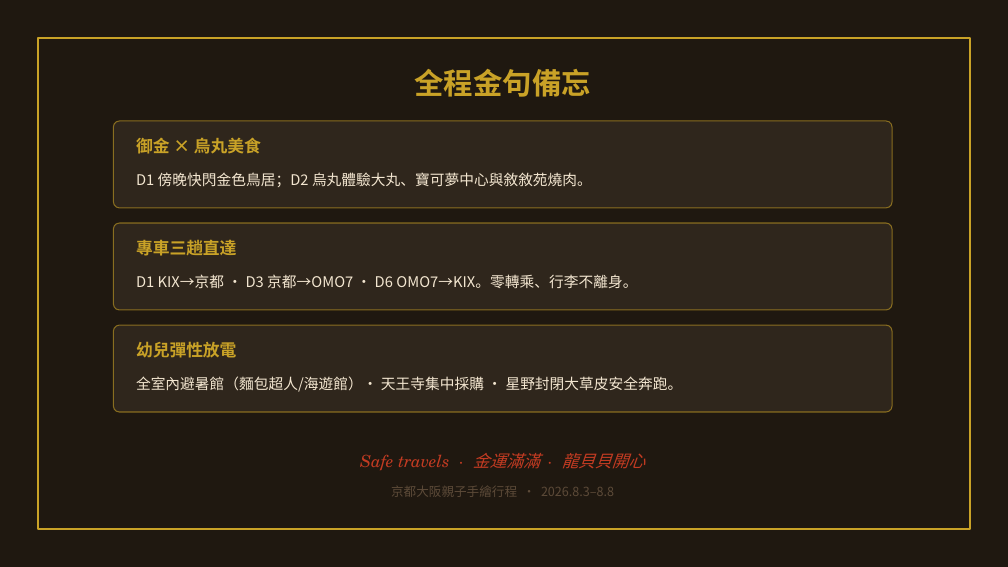
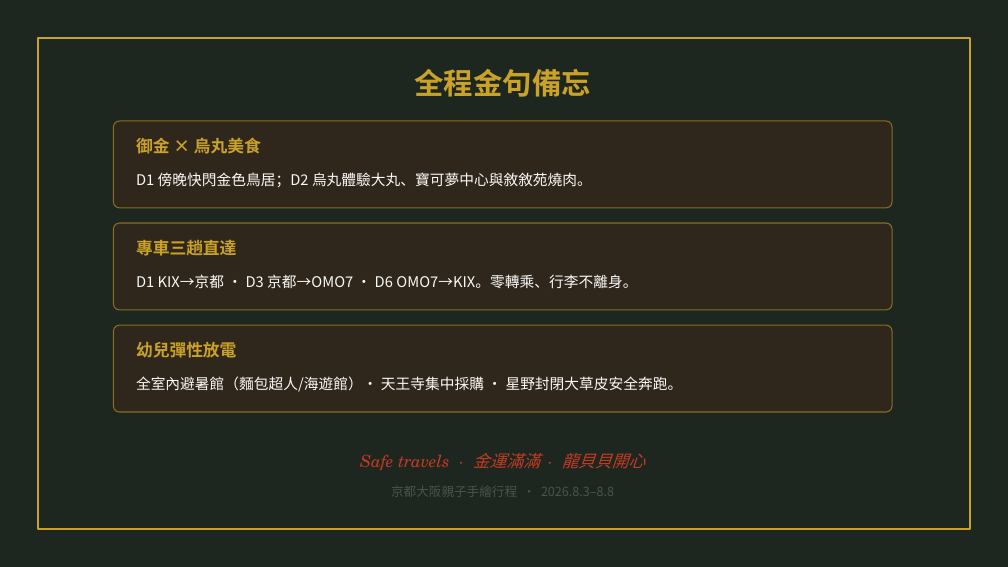
Before and after one commit to maxchan-stack/family-trip-kyoto-osaka-2026, a slide deck: slide 10 of itinerary.pptx. Drawn at 1008x567 pixels with LibreOffice and Linux fonts; fonts in the diff are those of the drawing. Boxes give left, top, right and bottom in pixels: in the first picture for what was removed or moved away, otherwise in the second. Text is boxed around its words. In the diff, an @@ line names an element or a change of style, - is before the commit and + after.

Commit message:
Fully synchronize pocket map and PPTX files with main web app: update Morandi color palette, remove outdated AI slogans, and align title style across all assets

```diff
--- a/itinerary.pptx
+++ b/itinerary.pptx
@@ rectangle at <box>0,0,1008,567</box>: fill #1F1810 to #1E2620 @@
@@ text colour #F3E6D0 to #F8FAF7 in 3 elements at <box>136,172,592,187</box>, <box>136,274,637,289</box>, <box>136,376,683,392</box> @@
@@ text "京都大阪親子手繪行程 · 2026.8.3–8.8" at <box>391,486,614,497</box>: text colour #5C4A38 to #48544C @@
```
Also in this commit, not shown: 9 other slides changed, 2 other files.
